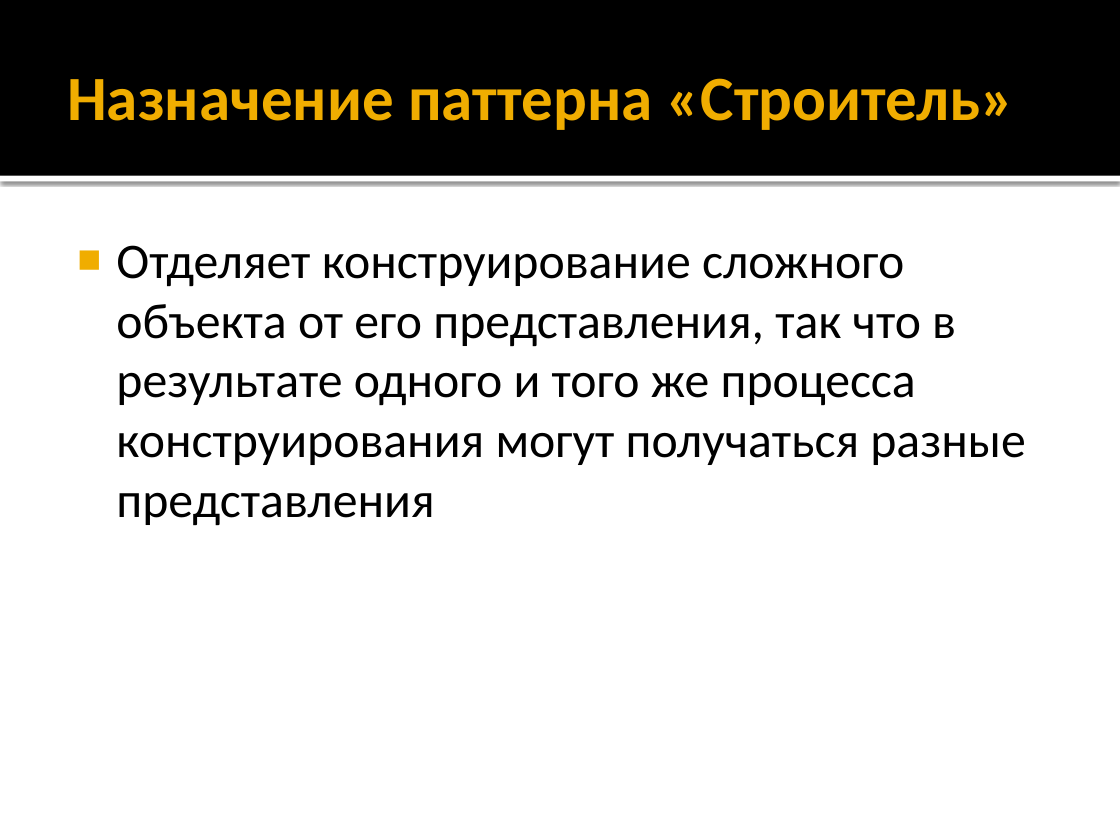
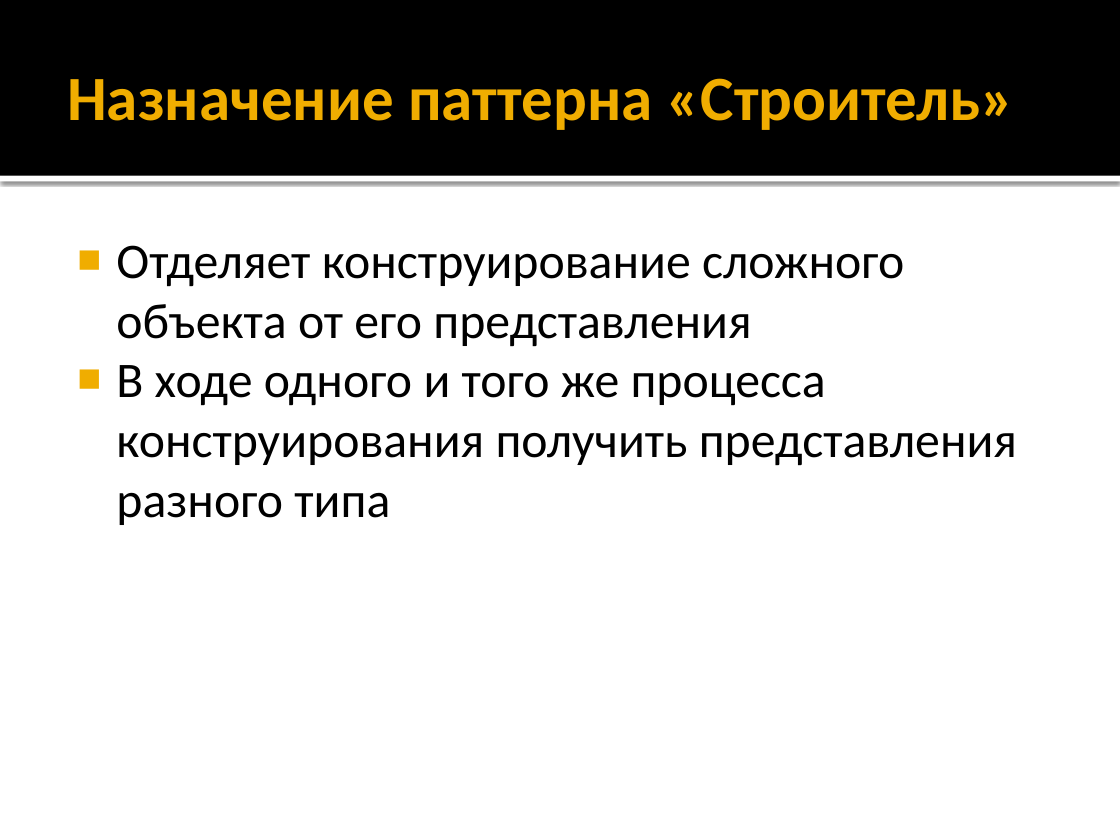
Before and after one commit to alexey-malov/ood, a slide deck: slide 3 of lectures/15.builder/builder.pptx. Drawn at 1120x840 pixels with LibreOffice and Linux fonts; fonts in the diff are those of the drawing. Boxes give left, top, right and bottom in pixels: in the first picture for what was removed or moved away, otherwise in the second. Text is boxed around its words. In the diff, an @@ line names an element or a change of style, - is before the commit and + after.

Commit message:
Обновил слайды презентации по паттернам "Строитель" и "Мост"

```diff
--- a/lectures/15.builder/builder.pptx
+++ b/lectures/15.builder/builder.pptx
@@ text at bbox=[116, 245, 1017, 525]: text changed @@
-■ Отделяет конструирование сложного объекта от его представления, так что в результате одного и того же процесса конструирования могут получаться разные представления
+■ Отделяет конструирование сложного объекта от его представления
+■ В ходе одного и того же процесса конструирования получить представления разного типа
```
Also in this commit, not shown: 2 other slides changed, 3 slides added, 1 other file.
